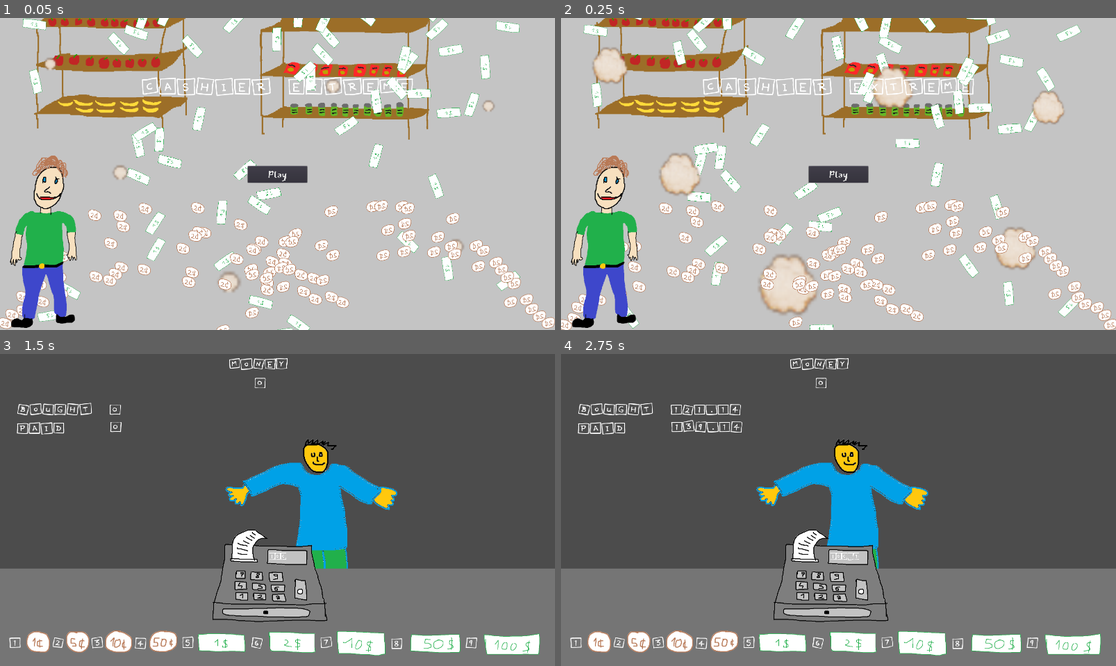
Above: before the commit, frames 1-4 (two rows, left to right).
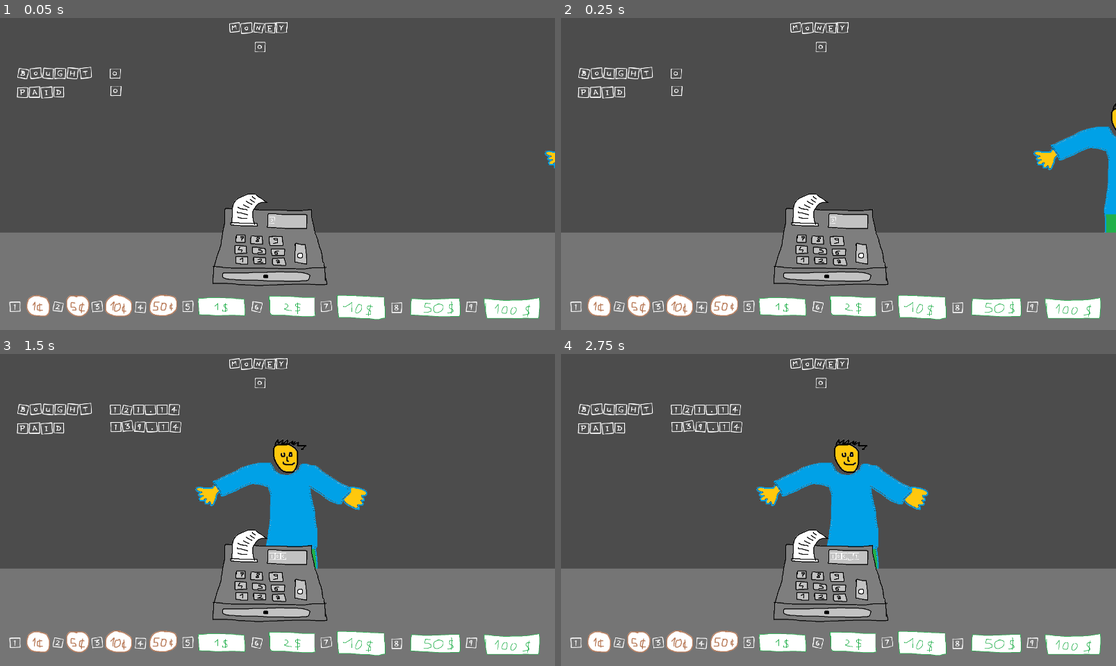
Above: after the commit, the same moments.

Repository: nathangranet/XxX_J4M_XxX
Game: Godot game, scene res://Node2D.tscn
Two runs of this game, one before a commit and one after it. Both use one fixed random seed, a clock stepped at 60 frames per second and the inputs below. Before the commit the project starts from res://menu.tscn.
Inputs (mouse positions are in pixels of both pictures, inside the frame that each line leads up to):
- Up to frame 1 (0.05 s): no input
- Up to frame 2 (0.25 s): no input
- Up to frame 3 (1.5 s): click (277, 510) at 0.5 s, where only the run before the commit has a clickable "Play"; tap Keypad 9 (100dol) at 1.35 s
- Up to frame 4 (2.75 s): tap Enter at 2 s; tap Keypad 3 (10cent) at 2.1 s

The runs differ from the first frame. In frame 1, 98% of the frame differs, in the area x 0-100%, y 0-100%; in frame 2, 98%; in frame 3, 5.5%; in frame 4, nothing differs.

Commit message:
a

Diff:
--- /dev/null
+++ b/end.gd
@@ -0,0 +1,3 @@
+extends Control
+
+var score = 0
--- a/end.tscn
+++ b/end.tscn
@@ -1,7 +1,8 @@
-[gd_scene load_steps=5 format=2]
+[gd_scene load_steps=6 format=2]
 
 [ext_resource path="res://font/EastSeaDokdo-Regular.ttf" type="DynamicFontData" id=1]
 [ext_resource path="res://font/Cute Notes.ttf" type="DynamicFontData" id=2]
+[ext_resource path="res://end.gd" type="Script" id=3]
 
 [sub_resource type="DynamicFont" id=1]
 size = 40
@@ -14,6 +15,7 @@
 [node name="end" type="Control"]
 anchor_right = 1.0
 anchor_bottom = 1.0
+script = ExtResource( 3 )
 __meta__ = {
 "_edit_use_anchors_": false
 }
@@ -43,3 +45,23 @@
 custom_fonts/font = SubResource( 2 )
 text = "Score: "
 align = 1
+__meta__ = {
+"_edit_use_anchors_": false
+}
+
+[node name="Label2" type="Label" parent="."]
+anchor_left = 0.5
+anchor_top = 0.5
+anchor_right = 0.5
+anchor_bottom = 0.5
+margin_left = -18.8762
+margin_top = -176.218
+margin_right = 21.1238
+margin_bottom = -127.218
+grow_vertical = 0
+custom_fonts/font = SubResource( 2 )
+text = "0"
+align = 1
+__meta__ = {
+"_edit_use_anchors_": false
+}
--- a/project.godot
+++ b/project.godot
@@ -16,7 +16,7 @@
 [application]
 
 config/name="numbadjam"
-run/main_scene="res://menu.tscn"
+run/main_scene="res://Node2D.tscn"
 config/icon="res://icon.png"
 
 [display]
